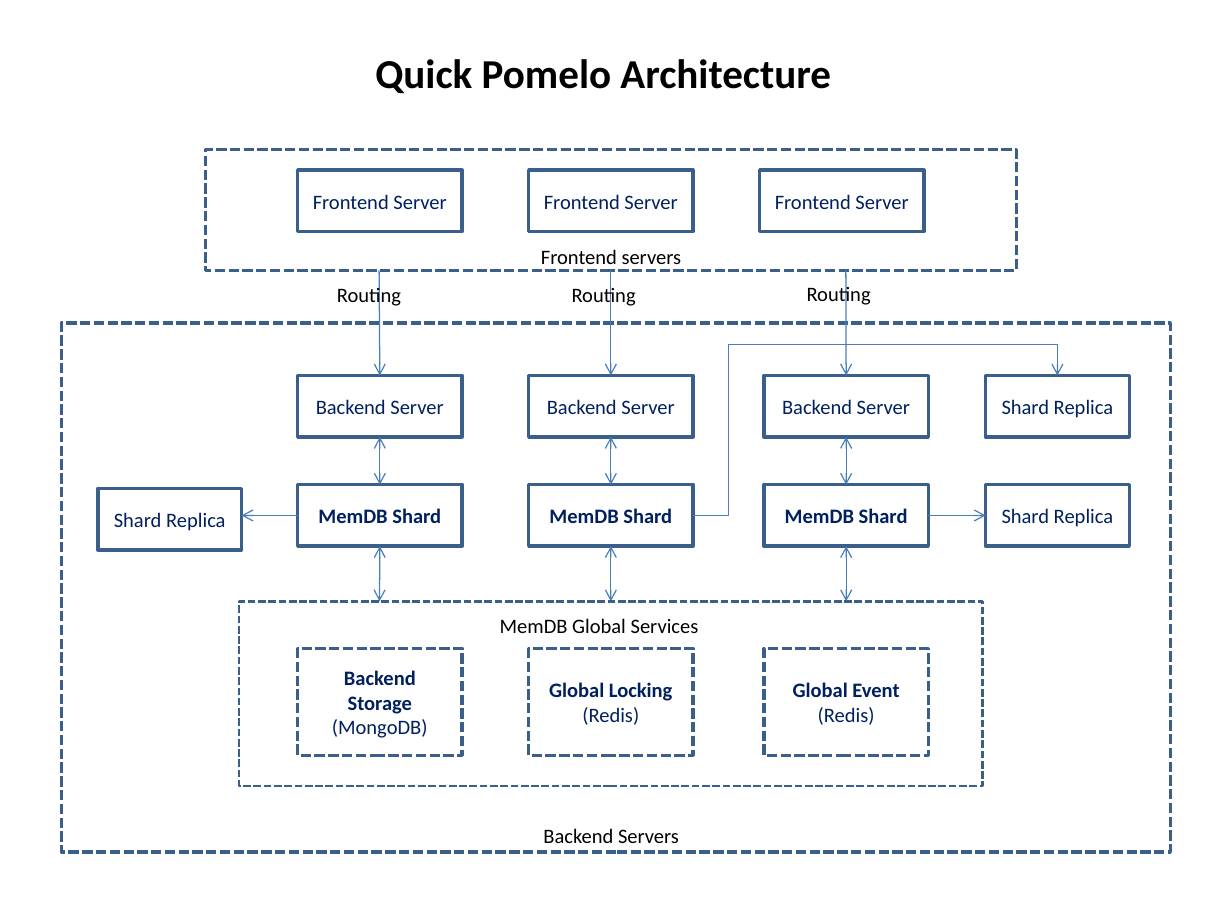
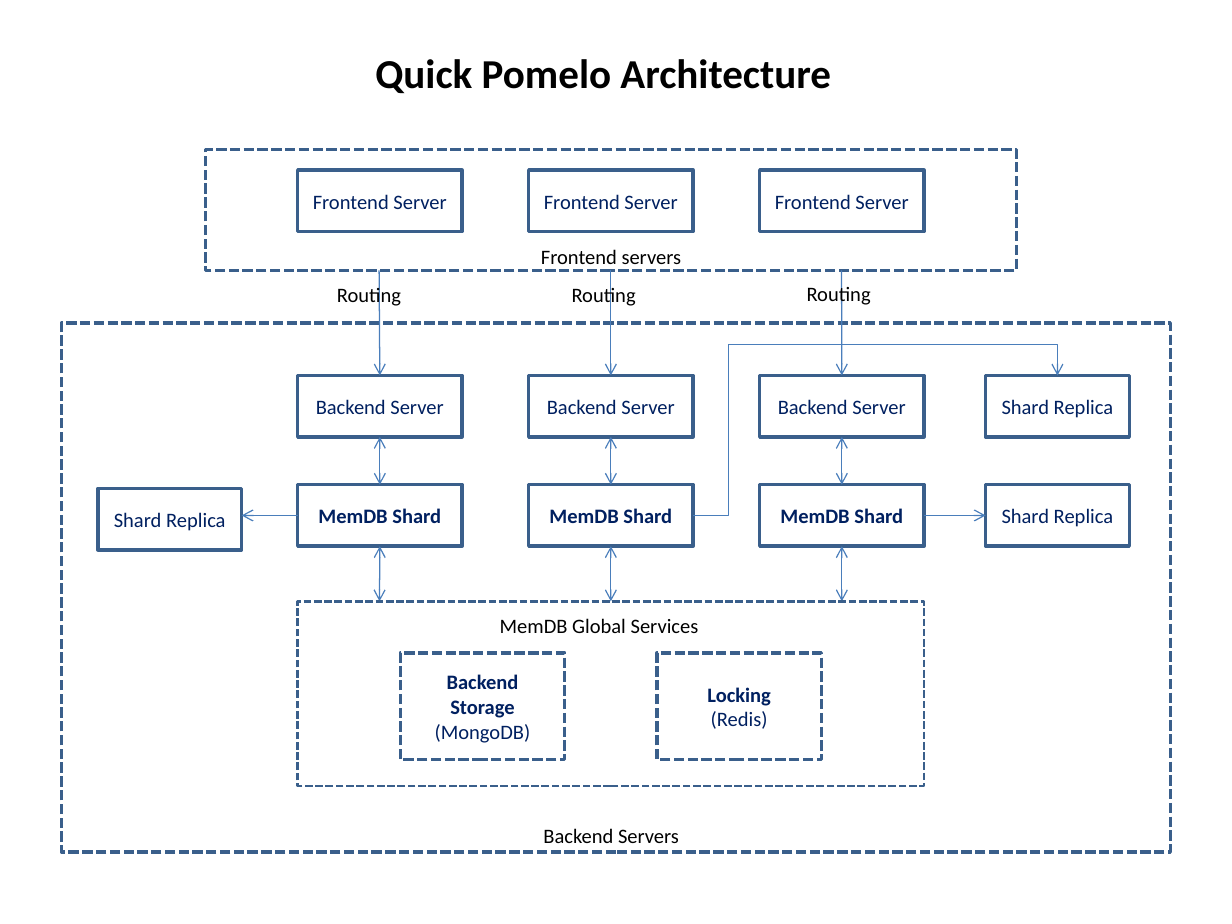
Before and after one commit to rain1017/memdb, a slide deck: slide 2 of doc/diagrams.pptx. Drawn at 1232x924 pixels with LibreOffice and Linux fonts; fonts in the diff are those of the drawing. Boxes give left, top, right and bottom in pixels: in the first picture for what was removed or moved away, otherwise in the second. Text is boxed around its words. In the diff, an @@ line names an element or a change of style, - is before the commit and + after.

```diff
--- a/doc/diagrams.pptx
+++ b/doc/diagrams.pptx
@@ 2 rectangles, 2 double arrows, 1 arrow: place and size @@
-2 rectangles, 2 double arrows, 1 arrow at (764,270,928,601)
+2 rectangles, 2 double arrows, 1 arrow at (760,270,924,601)
@@ arrow moved from (929, 515) - (986, 515) to (924, 515) - (986, 515) @@
@@ rectangle: place and size @@
-rectangle at (239,601,983,786)
+rectangle at (298,601,924,786)
@@ rectangle "Backend Storage": place and size @@
-rectangle "Backend Storage" at (298,648,462,755)
+rectangle "Backend Storage" at (400,653,564,760)
@@ rectangle "Locking": place and size @@
-rectangle "Locking" at (529,648,692,755)
+rectangle "Locking" at (657,653,821,760)
@@ rectangle removed at (764,648,928,755) @@
-Global Event
-(Redis)
@@ text in rectangle at (707,687,771,706): text changed @@
-Global Locking
+Locking
```
Also in this commit, not shown: 1 other slide changed, 4 other files.
